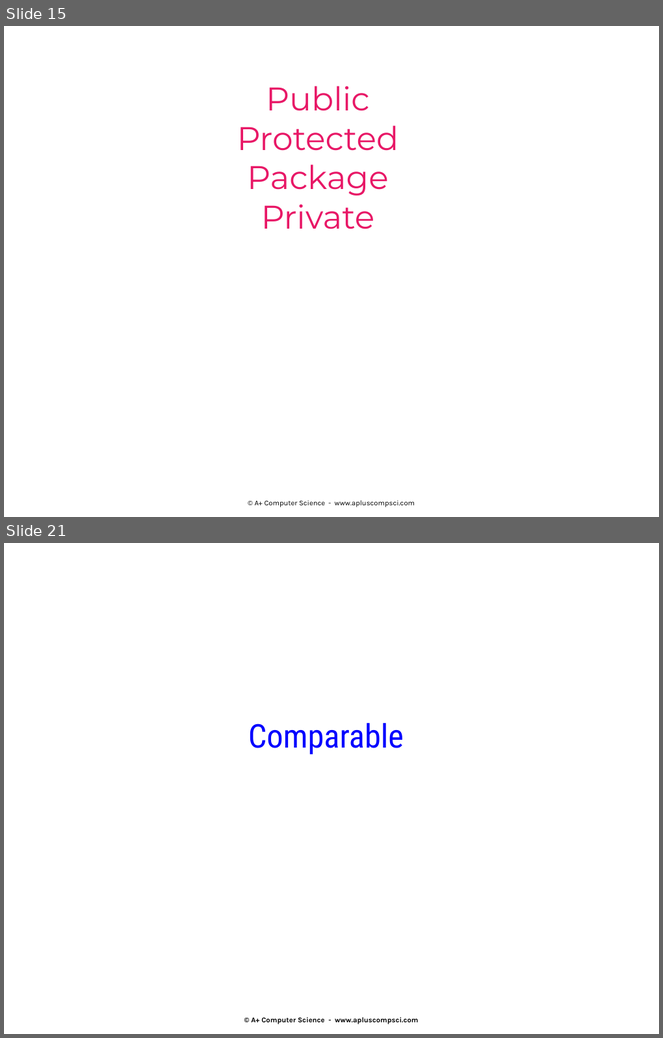
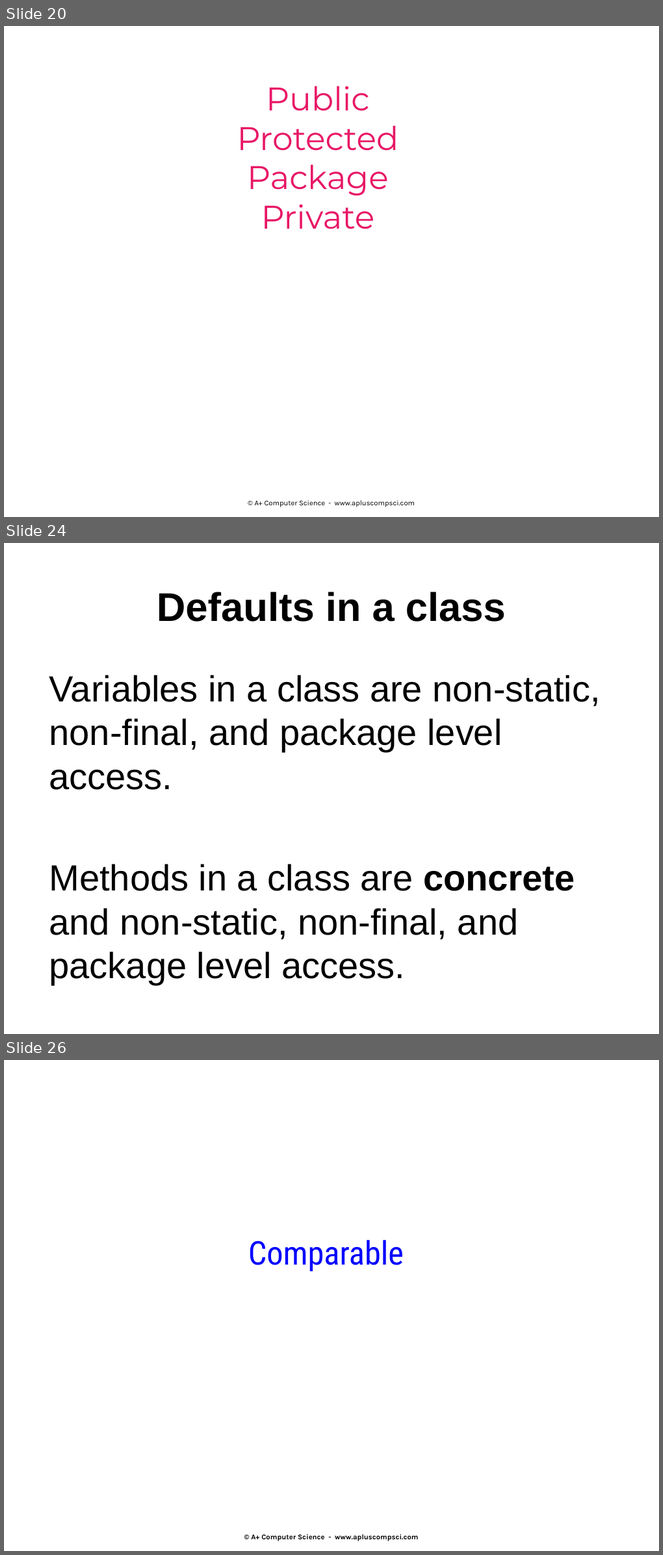
Before and after one commit to Cy-FairCS/cs3, a slide deck: u04a_interfaces/notes/_interfaces notes.pptx. Shown one above the other, each under a label of ours: slides 15 and 21 before the commit, slides 20, 24 and 26 after it; the slides between them are not shown. The pictures are 663x1038 and 663x1555 pixels, drawn with LibreOffice and Linux fonts; fonts in the diff are those of the drawing. Boxes give left, top, right and bottom in pixels: in the first picture for what was removed or moved away, otherwise in the second. Text is boxed around its words. In the diff, an @@ line names an element or a change of style, - is before the commit and + after.

```diff
--- a/u04a_interfaces/notes/_interfaces notes.pptx
+++ b/u04a_interfaces/notes/_interfaces notes.pptx
@@ slide 24 added at (x1=4, y1=543, x2=659, y2=1034), background #FFFFFF @@
@@ title added at (x1=157, y1=592, x2=506, y2=622), 44 pt, text #000000, bold @@
+Defaults in a class
@@ text added at (x1=50, y1=675, x2=601, y2=985), 40 pt, text #000000 @@
+Variables in a class are non-static, non-final, and package level access.
+Methods in a class are concrete and non-static, non-final, and package level access.
@@ what was slide 15 is now slide 20 @@
@@ what was slide 21 is now slide 26 @@
```
Also in this commit, not shown: 2 slides changed, 4 other slides added, 1 other file.
